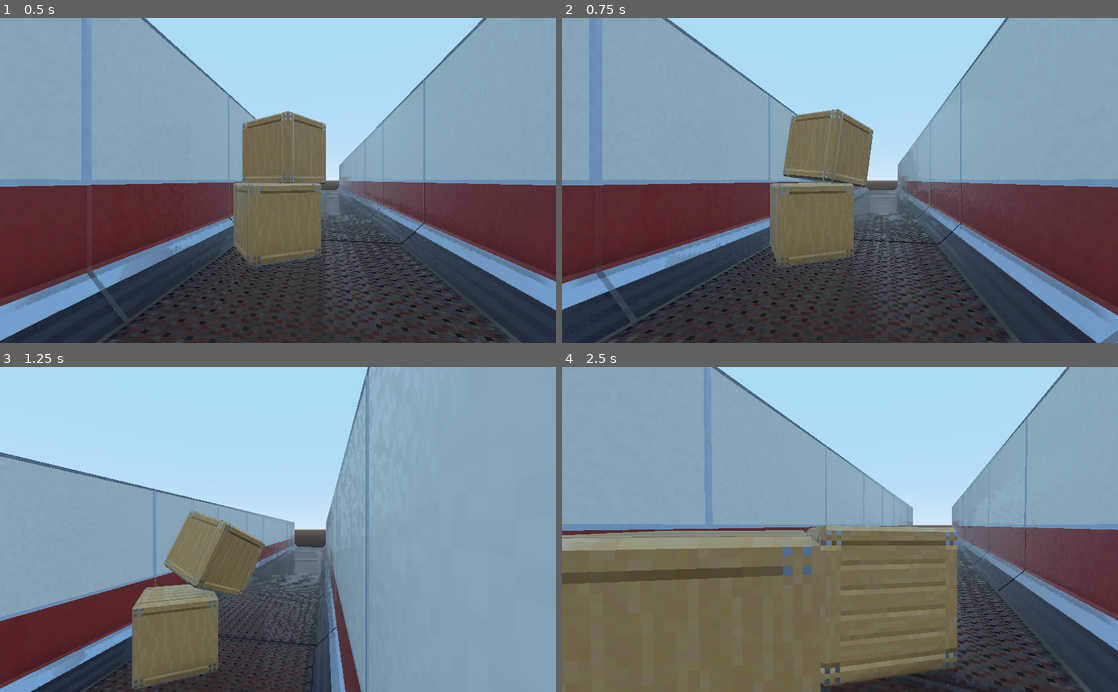
Above: before the commit, frames 1-4 (two rows, left to right).
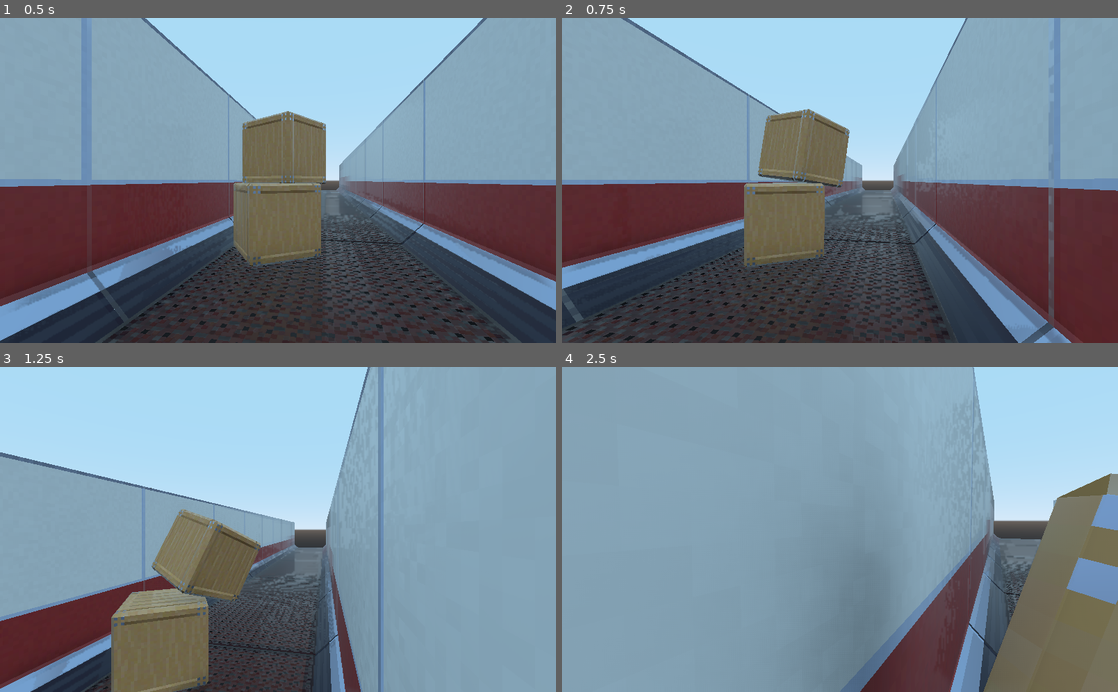
Above: after the commit, the same moments.

Repository: Naronco/JingleJam2020
Game: Godot game, scene res://main.tscn
Same seed, same stepped clock (60 frames per second), same inputs: the game is played once before the commit and once after it.
Inputs (mouse positions are in pixels of both pictures, inside the frame that each line leads up to):
- Up to frame 1 (0.5 s): no input
- Up to frame 2 (0.75 s): move the mouse to (962, 164) at 0.52 s; hold D (movement_right) from 0.53 s (still down); click (962, 164) at 0.67 s
- Up to frame 3 (1.25 s): keep holding D (movement_right); tap Space (movement_jump) at 0.77 s
- Up to frame 4 (2.5 s): move the mouse to (812, 529) at 1.27 s; release D (movement_right) at 1.28 s; hold W (movement_forward) from 1.28 s (still down); tap Space (movement_jump) at 1.52 s; move the mouse to (851, 523) at 2.02 s

Frame 1 is identical in both runs. In frame 2, 25% of the frame differs, in the area x 0-100%, y 0-100%; in frame 3, 7.5%; in frame 4, 72%.

Commit message:
faster movement speed

Diff:
--- a/Player.gd
+++ b/Player.gd
@@ -5,8 +5,9 @@
 # var a = 2
 # var b = "text"
 
-var jumpVel = 5.0
-var walkingSpeed = 3.0
+export(float) var jumpVel = 5.0
+export(float) var walkingSpeed = 6.0
+export(float) var mouseSensitivity = 0.002
 
 var PLAYER_GRAVITY = Vector3(0, -9.8, 0)
 var targetBasis
@@ -100,7 +101,6 @@
 			collision.collider.apply_central_impulse(-collision.normal * velocity.length() * push)
 
 func _input(event):
-	var sensitivity = 0.001
 	# Mouse in viewport coordinates.
 	if event is InputEventMouseButton:
 		print("Mouse Click/Unclick at: ", event.position)
@@ -109,8 +109,8 @@
 			inGame = true
 	elif event is InputEventMouseMotion:
 		if inGame:
-			camera.rotate_x(-event.relative.y * sensitivity)
-			rotationHelper.rotate_y(-event.relative.x * sensitivity)
+			camera.rotate_x(-event.relative.y * mouseSensitivity)
+			rotationHelper.rotate_y(-event.relative.x * mouseSensitivity)
 
 # Called every frame. 'delta' is the elapsed time since the previous frame.
 func _process(delta):
